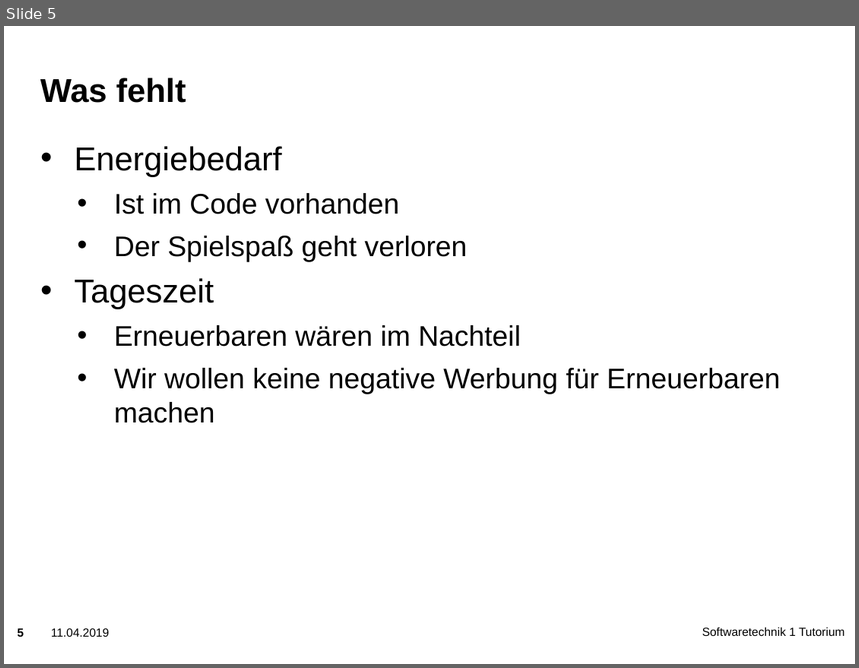
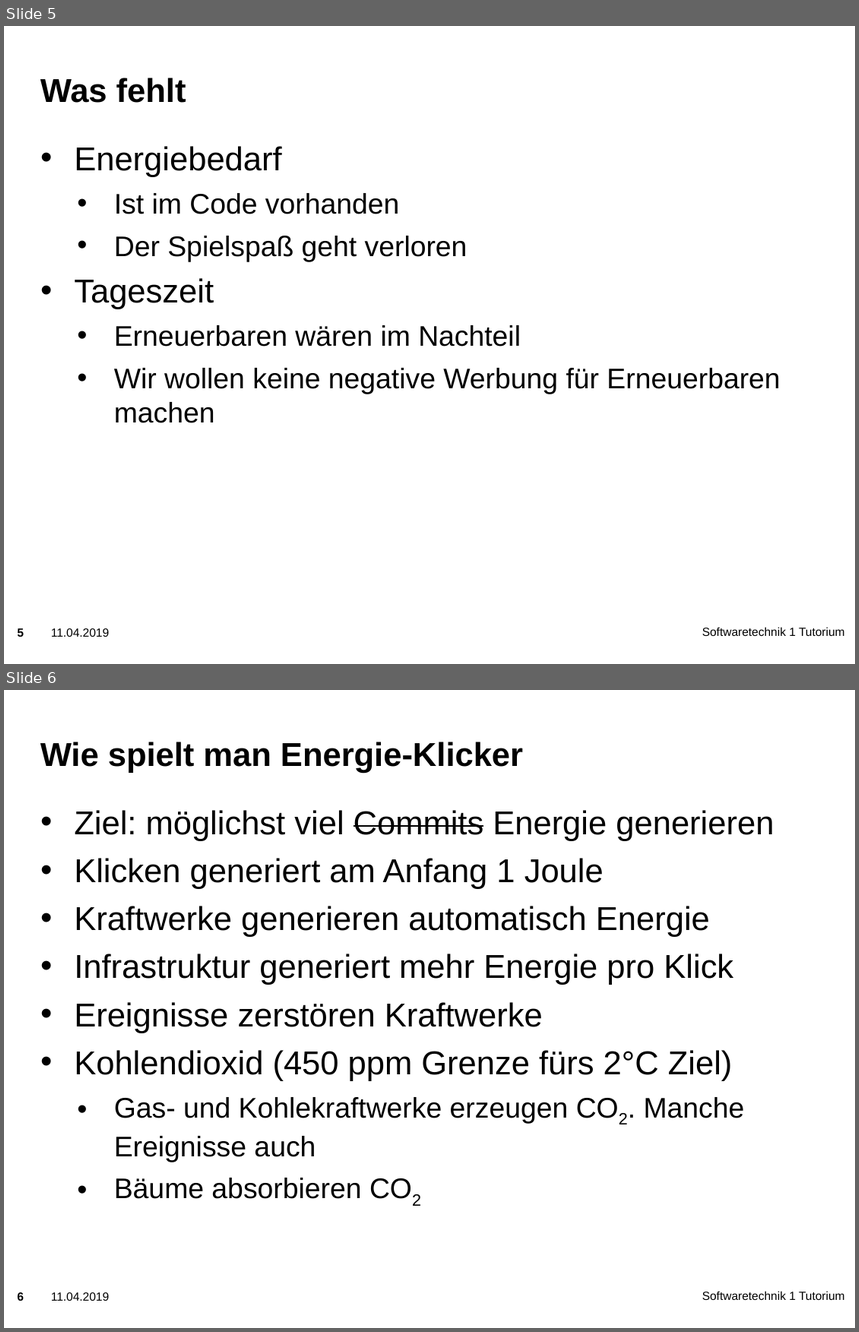
Before and after one commit to zyxsachin/embeddedRust, a slide deck: presentation.pptx. Shown one above the other, each under a label of ours: slide 5 before the commit, slides 5 and 6 after it. The pictures are 859x668 and 859x1332 pixels, drawn with LibreOffice and Linux fonts; fonts in the diff are those of the drawing; background and template pictures are left out. Boxes give left, top, right and bottom in pixels: in the first picture for what was removed or moved away, otherwise in the second. Text is boxed around its words. In the diff, an @@ line names an element or a change of style, - is before the commit and + after.

```diff
--- a/presentation.pptx
+++ b/presentation.pptx
@@ slide 6 added at bbox=[4, 690, 855, 1328], background picture (left out); not listed: 3 template elements that a slide beside it also shows @@
@@ title added at bbox=[40, 742, 523, 773], 28 pt, text #000000, bold @@
+Wie spielt man Energie-Klicker
@@ text added at bbox=[74, 810, 774, 1199], 28 pt, text #000000 @@
+• Ziel: möglichst viel Commits Energie generieren
+• Klicken generiert am Anfang 1 Joule
+• Kraftwerke generieren automatisch Energie
+• Infrastruktur generiert mehr Energie pro Klick
+• Ereignisse zerstören Kraftwerke
+• Kohlendioxid (450 ppm Grenze fürs 2°C Ziel)
+  • Gas- und Kohlekraftwerke erzeugen CO2. Manche Ereignisse auch
+  • Bäume absorbieren CO2
```
Also in this commit, not shown: 2 slides changed, 1 other file.
